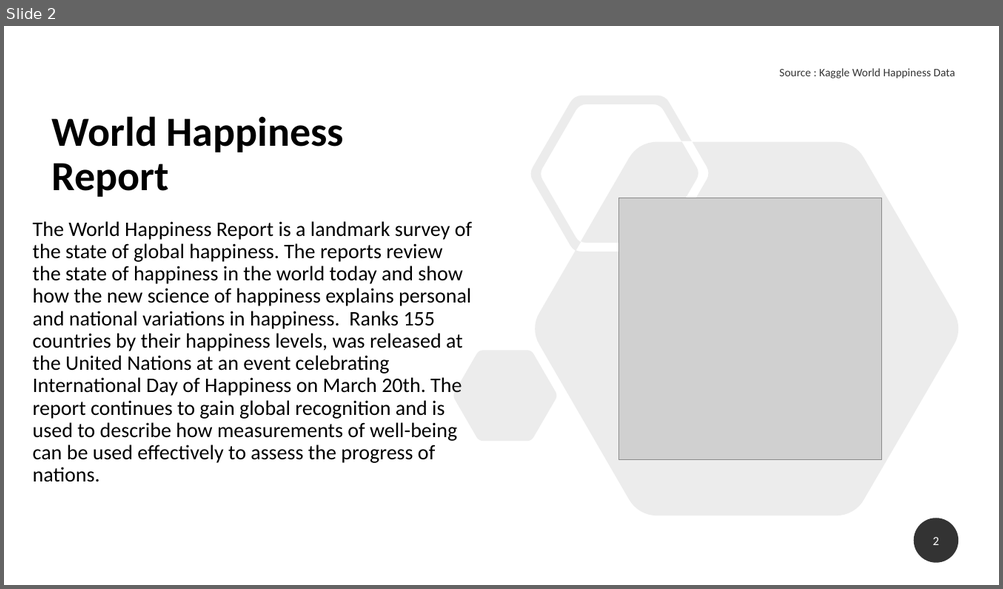
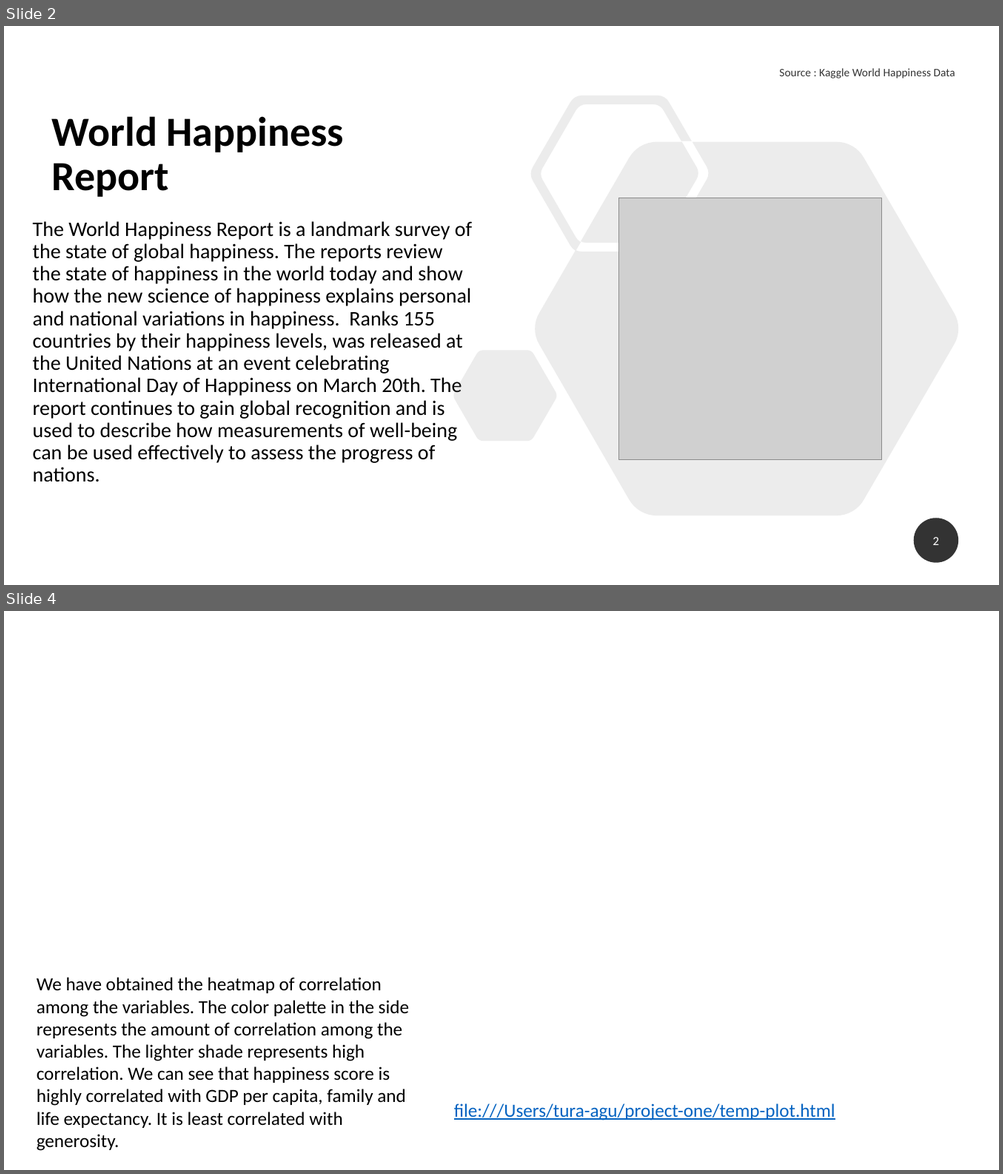
Before and after one commit to jcook25/project-one, a slide deck: World Happiness Report .pptx. Shown one above the other, each under a label of ours: slide 2 before the commit, slides 2 and 4 after it; the slides between them are not shown. The pictures are 1003x589 and 1003x1174 pixels, drawn with LibreOffice and Linux fonts; fonts in the diff are those of the drawing; grey boxes stand for pictures. Boxes give left, top, right and bottom in pixels: in the first picture for what was removed or moved away, otherwise in the second. Text is boxed around its words. In the diff, an @@ line names an element or a change of style, - is before the commit and + after.

```diff
--- a/World Happiness Report .pptx
+++ b/World Happiness Report .pptx
@@ slide 4 added at box(4, 611, 999, 1170), background #FFFFFF @@
@@ text added at box(37, 977, 409, 1151), 18 pt, text #000000 @@
+We have obtained the heatmap of correlation among the variables. The color palette in the side represents the amount of correlation among the variables. The lighter shade represents high correlation. We can see that happiness score is highly correlated with GDP per capita, family and life expectancy. It is least correlated with generosity.
@@ text added at box(454, 1104, 835, 1121), 18 pt, text #0563C1, underline @@
+file:///Users/tura-agu/project-one/temp-plot.html
```
Also in this commit, not shown: 1 slide changed, 5 slides removed, 14 other files.
